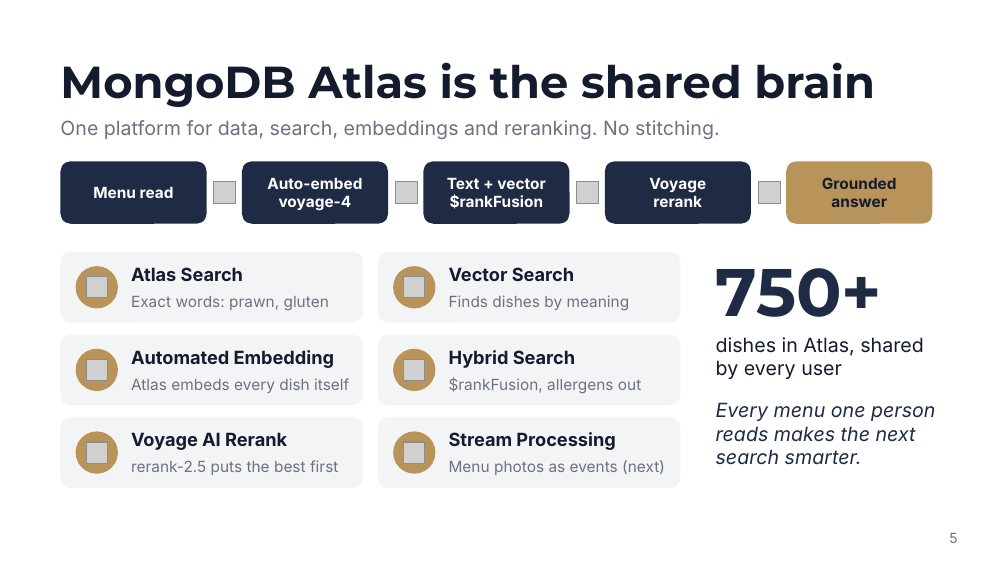
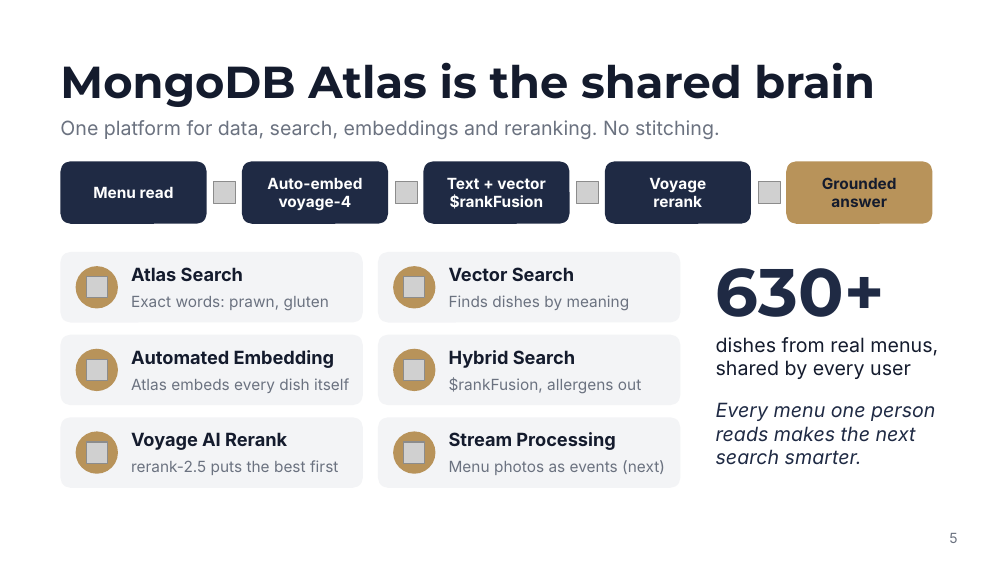
Before and after one commit to 0xr3x/mr-munch, a slide deck: slide 5 of pitch/MrMunch.pptx. Drawn at 1008x567 pixels with LibreOffice and Linux fonts; fonts in the diff are those of the drawing; grey boxes stand for pictures. Boxes give left, top, right and bottom in pixels: in the first picture for what was removed or moved away, otherwise in the second. Text is boxed around its words. In the diff, an @@ line names an element or a change of style, - is before the commit and + after.

Commit message:
Pitch: add MongoDB features-in-code slide, correct dish count

```diff
--- a/pitch/MrMunch.pptx
+++ b/pitch/MrMunch.pptx
@@ text at box(716, 268, 885, 317): text changed @@
-750+
+630+
@@ text at box(716, 337, 938, 379): text changed @@
-dishes in Atlas, shared by every user
+dishes from real menus, shared by every user
```
Also in this commit, not shown: 1 slide added, 2 other files.
